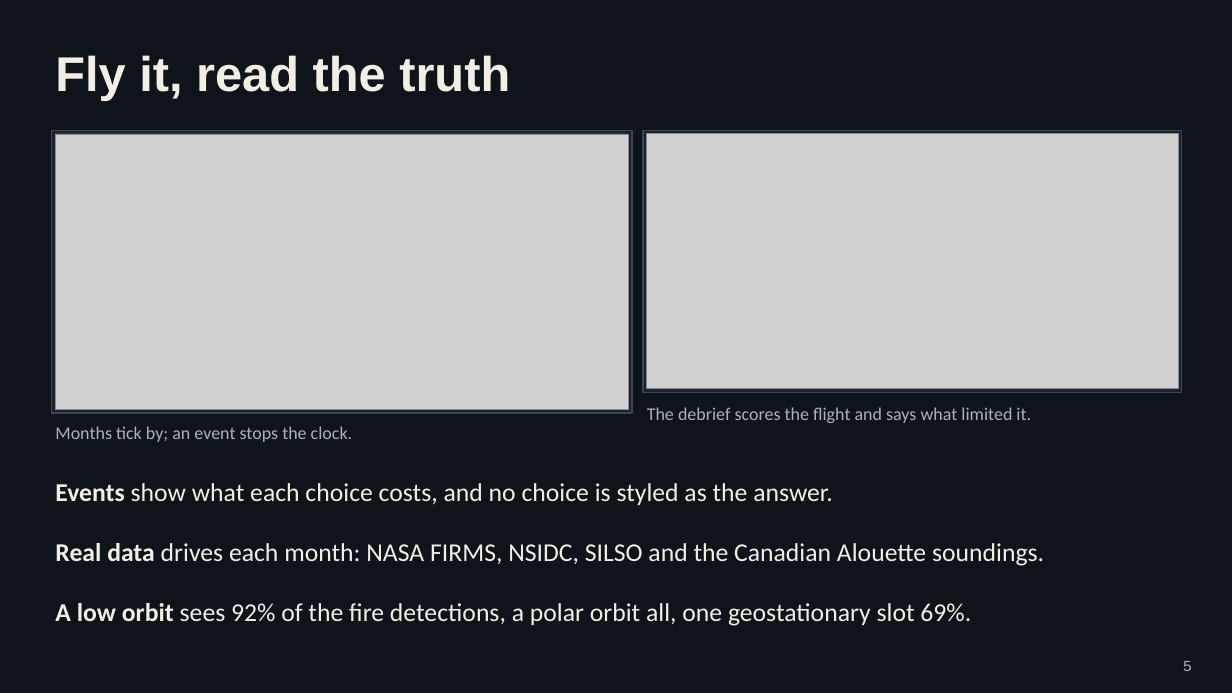
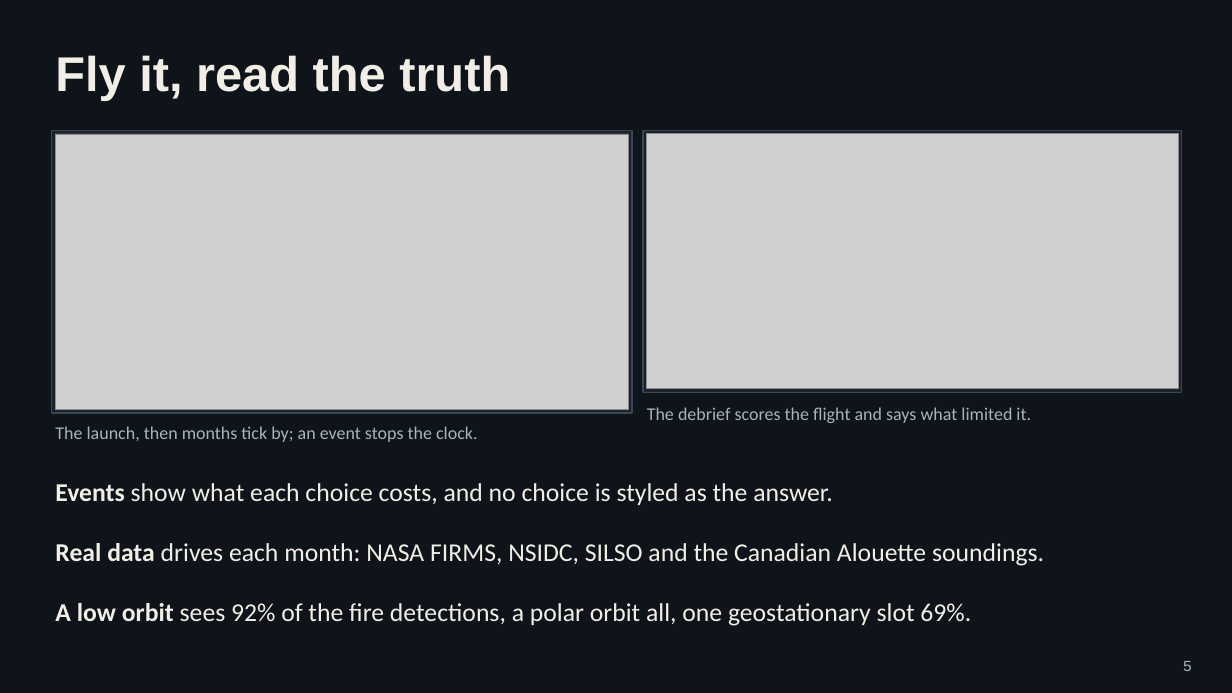
Before and after one commit to angads22/Hackstreet_Bros_Satellite, a slide deck: slide 5 of deck/GRAVITRON.pptx. Drawn at 1232x693 pixels with LibreOffice and Linux fonts; fonts in the diff are those of the drawing; grey boxes stand for pictures. Boxes give left, top, right and bottom in pixels: in the first picture for what was removed or moved away, otherwise in the second. Text is boxed around its words. In the diff, an @@ line names an element or a change of style, - is before the commit and + after.

```diff
--- a/deck/GRAVITRON.pptx
+++ b/deck/GRAVITRON.pptx
@@ text at [55,426,478,442]: text changed @@
-Months tick by; an event stops the clock.
+The launch, then months tick by; an event stops the clock.
```
Also in this commit, not shown: 2 other slides changed, 2 other files.
